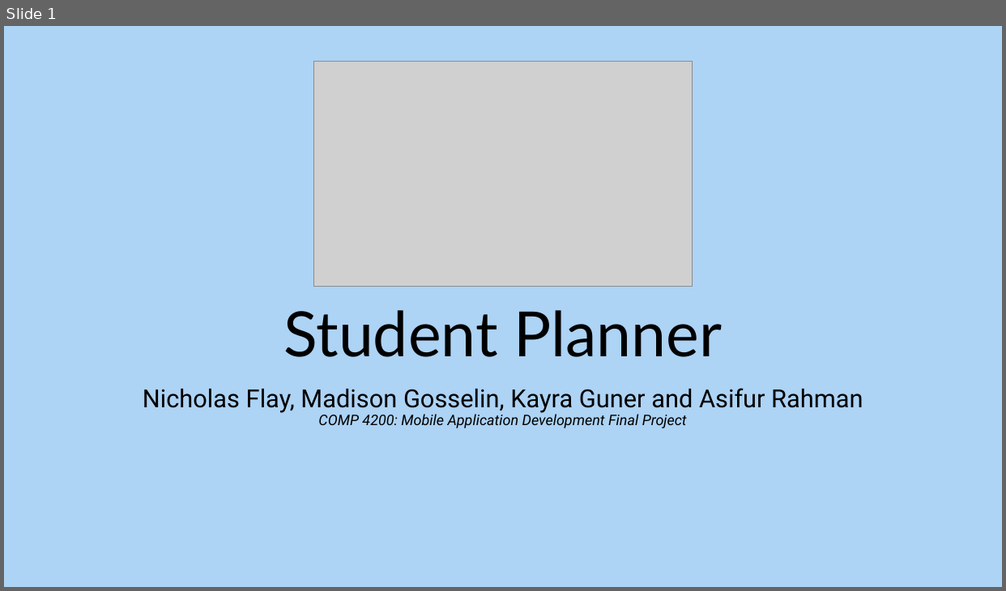
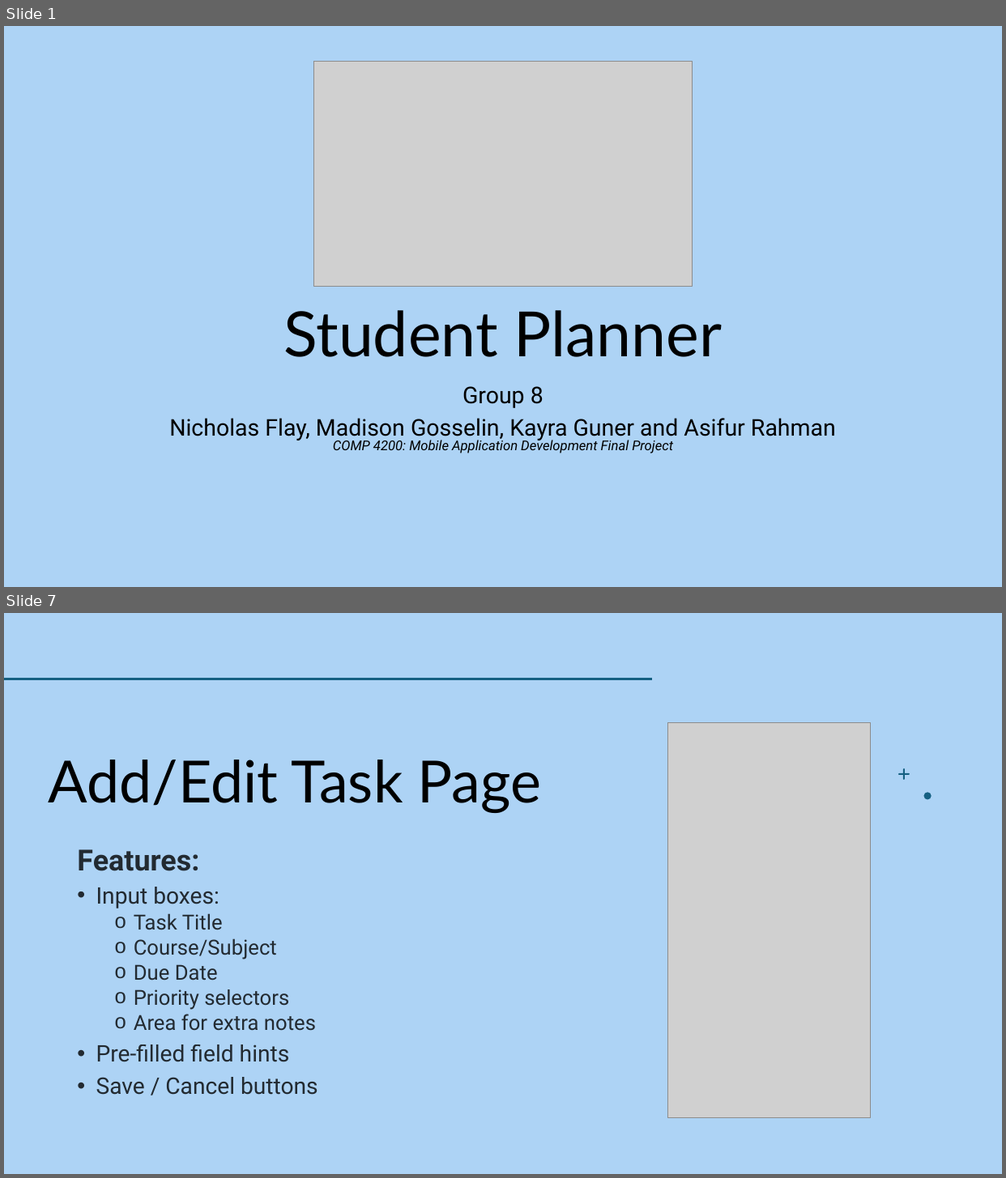
Before and after one commit to MadisonGosselin/COMP4200_StudentPlanner, a slide deck: COMP4200_FinalPresentation.pptx. Shown one above the other, each under a label of ours: slide 1 before the commit, slides 1 and 7 after it; the slides between them are not shown. The pictures are 1006x591 and 1006x1178 pixels, drawn with LibreOffice and Linux fonts; fonts in the diff are those of the drawing; grey boxes stand for pictures. Boxes give left, top, right and bottom in pixels: in the first picture for what was removed or moved away, otherwise in the second. Text is boxed around its words. In the diff, an @@ line names an element or a change of style, - is before the commit and + after.

Commit message:
Add files via upload
Slide text and images added as per requirements.

```diff
--- a/COMP4200_FinalPresentation.pptx
+++ b/COMP4200_FinalPresentation.pptx
@@ slide 7 added at [4,613,1002,1174], background #ADD3F5 @@
@@ line added from (4, 679) to (651, 679), #E97132 2 pt @@
@@ picture added at [668,722,871,1118] @@
@@ title added at [48,760,542,813], 56 pt, text #000000 @@
+Add/Edit Task Page
@@ freeform shape added at [898,769,910,780], fill #156082 @@
@@ freeform shape added at [924,792,931,799], fill #156082 @@
@@ text added at [77,850,318,1095], 20 pt, text #000000 at 80% opacity @@
+Features:
+• Input boxes:
+  o Task Title
+  o Course/Subject
+  o Due Date
+  o Priority selectors
+  o Area for extra notes
+• Pre-filled field hints
+• Save / Cancel buttons
@@ slide 1 changed as well @@
@@ subtitle at [462,386,543,408]: paragraph added @@
+Group 8
@@ subtitle at [169,418,836,454]: size 24 to 22.2 pt in "Nicholas Flay, Madison Gosselin, Kayra Guner and ..."; size 14 to 12.9 pt in "COMP 4200: Mobile Application Development Final Project"; line spacing 0.9 to 0.8 @@
```
Also in this commit, not shown: 8 other slides added, 5 slides removed.
